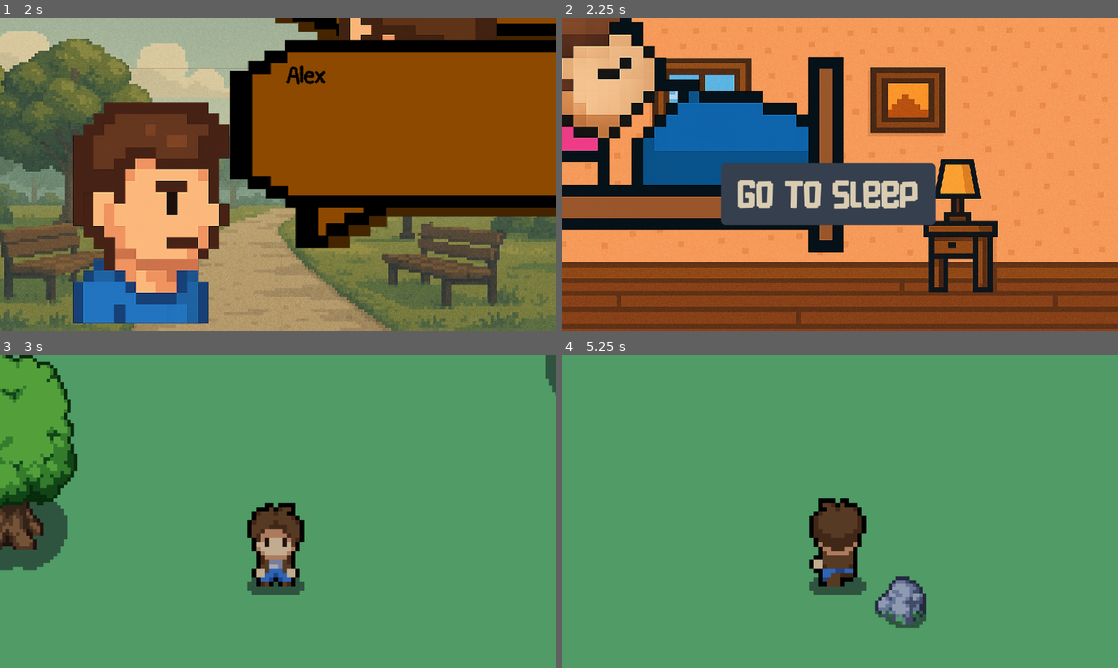
Above: before the commit, frames 1-4 (two rows, left to right).
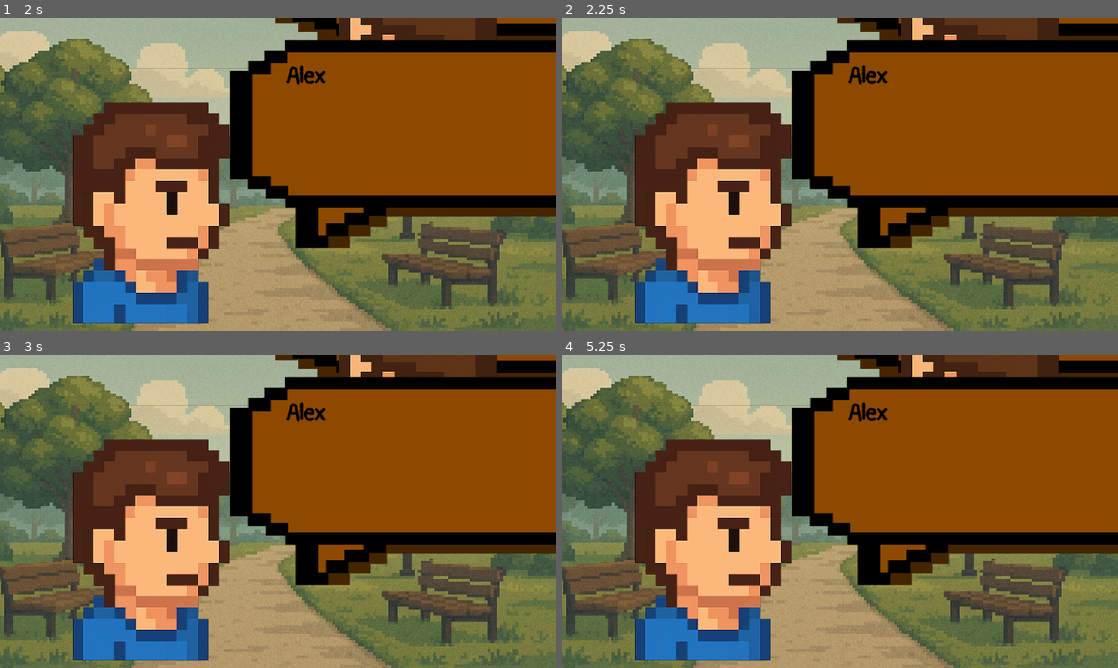
Above: after the commit, the same moments.

Repository: lucas-tremaroli/nordic-gamejam
Game: Godot game, scene res://scenes/main_menu.tscn
Same seed, same stepped clock (60 frames per second), same inputs: the game is played once before the commit and once after it.
Inputs (mouse positions are in pixels of both pictures, inside the frame that each line leads up to):
- Up to frame 1 (2 s): click "How to Play" at 0.5 s; click (483, 130) at 1.27 s; type "Alex" at 1.35 s
- Up to frame 2 (2.25 s): tap Enter (ui_text_submit) at 2, 2.1 s; hold Right (ui_right) from 2.03 s (still down)
- Up to frame 3 (3 s): release Right (ui_right) at 2.75 s; click (266, 530) at 2.75 s, where only the run before the commit has a clickable "Go To sleep"
- Up to frame 4 (5.25 s): hold Down (ui_down) 3.53-4.28 s; tap E (Attack) at 3.6 s; tap Enter (ui_text_submit) at 3.8, 4.35, 5.1 s; hold Right (ui_right) 4.28-5.03 s; hold Up (ui_up) from 5.03 s (still down)

Frame 1 is identical in both runs. In frame 2, 99% of the frame differs, in the area x 0-100%, y 0-100%; in frame 3, 100%; in frame 4, 100%.

Commit message:
sleeping screen works again

Diff:
--- a/scripts/day_scene.gd
+++ b/scripts/day_scene.gd
@@ -23,7 +23,7 @@
 		Global.player_endurance_stat_multiplier = player_stats_data["endurance"]
 		Global.player_attack_strength_stat_multiplier = player_stats_data["attack_strength"]
 		player_stats_data = null
-		get_tree().change_scene_to_file("res://scenes/world.tscn")
+		get_tree().change_scene_to_file("res://scenes/sleeping.tscn")
 
 	if npc_chat_response != null:
 		$NpcBubble/NpcText.text = npc_chat_response
@@ -50,9 +50,3 @@
 	print(body)
 
 	player_stats_data = JSON.parse_string(body)
-	# Scene changes must be done on the main thread
-	call_deferred("_change_scene")
-
-func _change_scene():
-	print("Actually changing scene now")
-	get_tree().change_scene_to_file("res://scenes/sleeping.tscn")
